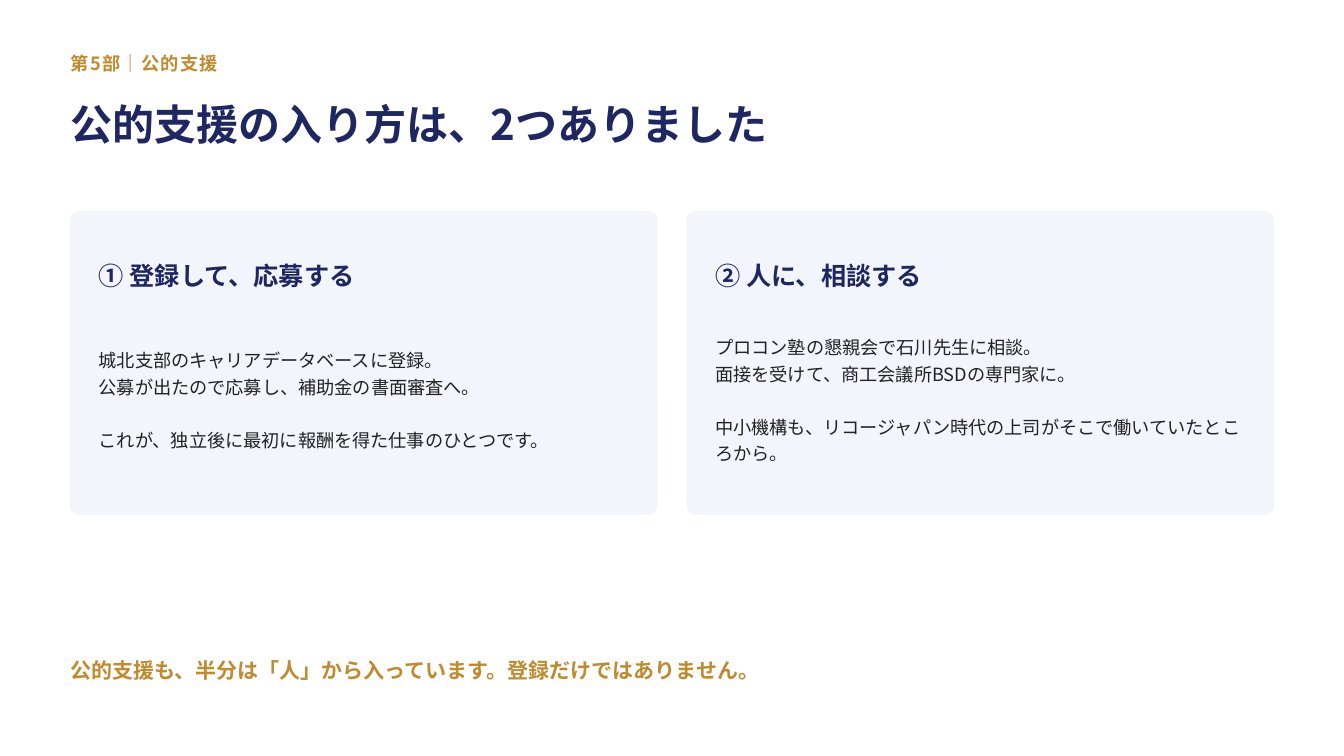
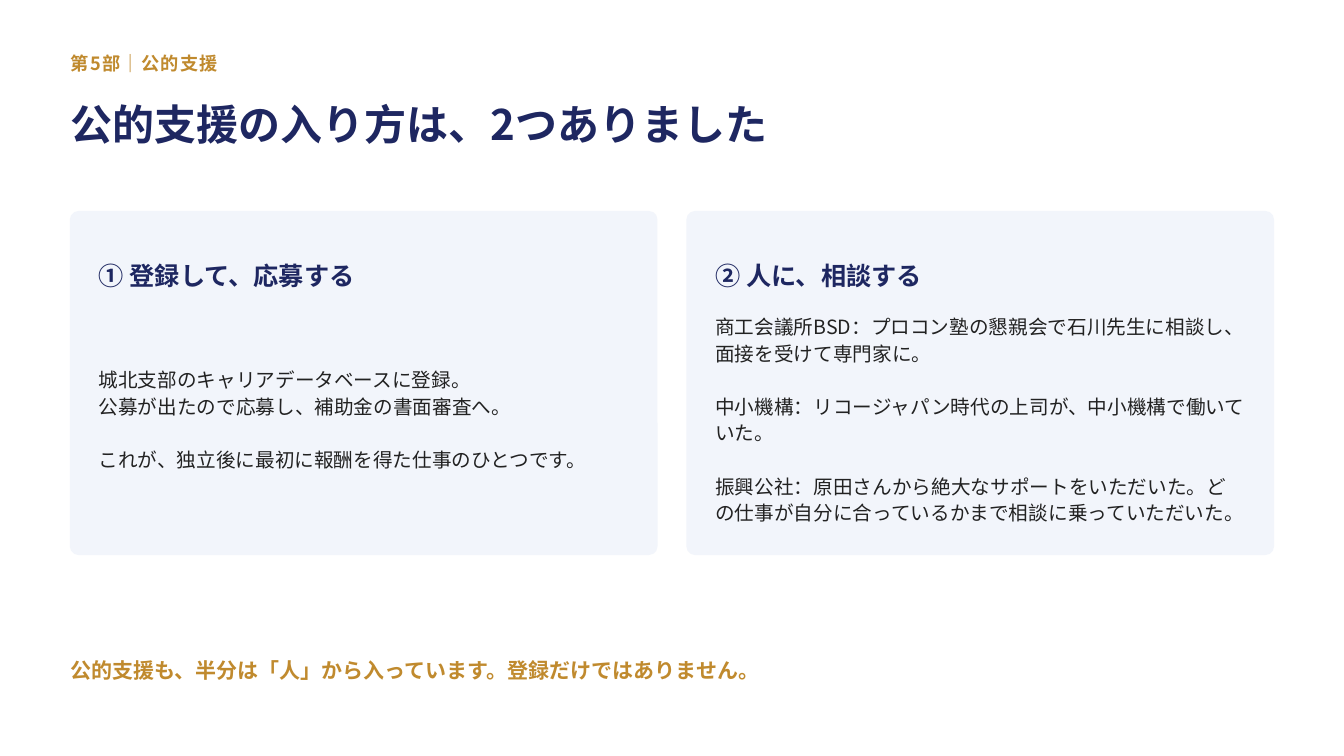
Before and after one commit to ahahi-biz/ahahi-hp, a slide deck: slide 38 of docs/lecture-johoku-procon.pptx (slide 33 before the commit). Drawn at 1344x756 pixels with LibreOffice and Linux fonts; fonts in the diff are those of the drawing. Boxes give left, top, right and bottom in pixels: in the first picture for what was removed or moved away, otherwise in the second. Text is boxed around its words. In the diff, an @@ line names an element or a change of style, - is before the commit and + after.

```diff
--- a/docs/lecture-johoku-procon.pptx
+++ b/docs/lecture-johoku-procon.pptx
@@ rounded rectangle: place and size @@
-rounded rectangle at box(71, 212, 657, 514)
+rounded rectangle at box(71, 212, 657, 555)
@@ rounded rectangle at box(71, 212, 657, 555): proportions changed @@
@@ rounded rectangle at box(688, 212, 1274, 555): proportions changed @@
@@ rounded rectangle: place and size @@
-rounded rectangle at box(688, 212, 1274, 514)
+rounded rectangle at box(688, 212, 1274, 555)
@@ text "城北支部のキャリアデータベースに登録。" at box(99, 370, 586, 469): size 13 to 14 pt @@
@@ text at box(715, 317, 1244, 522): text changed; size 13 to 14 pt @@
-プロコン塾の懇親会で石川先生に相談。
-面接を受けて、商工会議所BSDの専門家に。
-中小機構も、リコージャパン時代の上司がそこで働いていたところから。
+商工会議所BSD：プロコン塾の懇親会で石川先生に相談し、面接を受けて専門家に。
+中小機構：リコージャパン時代の上司が、中小機構で働いていた。
+振興公社：原田さんから絶大なサポートをいただいた。どの仕事が自分に合っているかまで相談に乗っていただいた。
```
Also in this commit, not shown: 25 other slides changed, 18 slides added, 5 slides removed, 3 other files.
